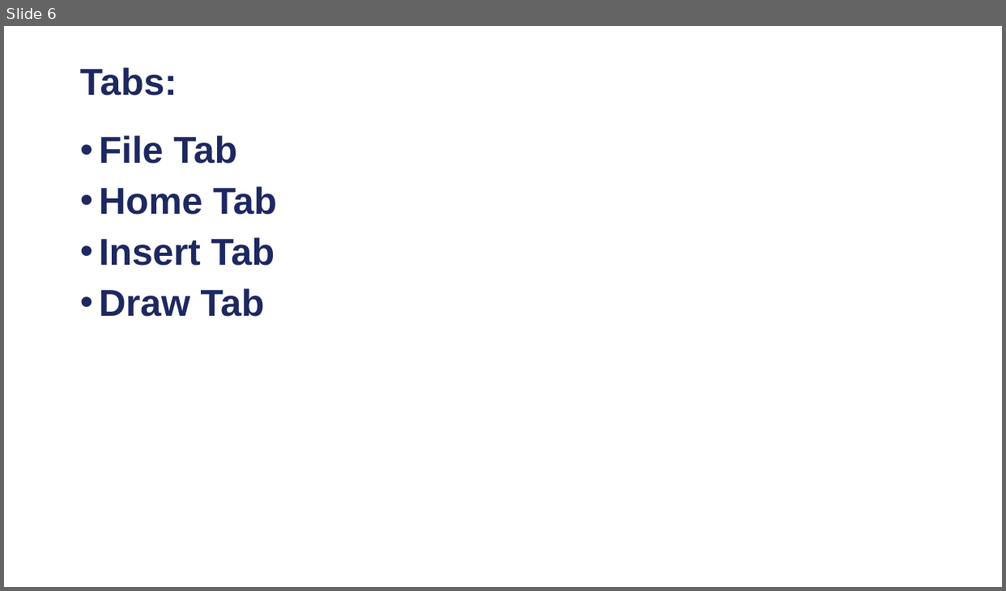
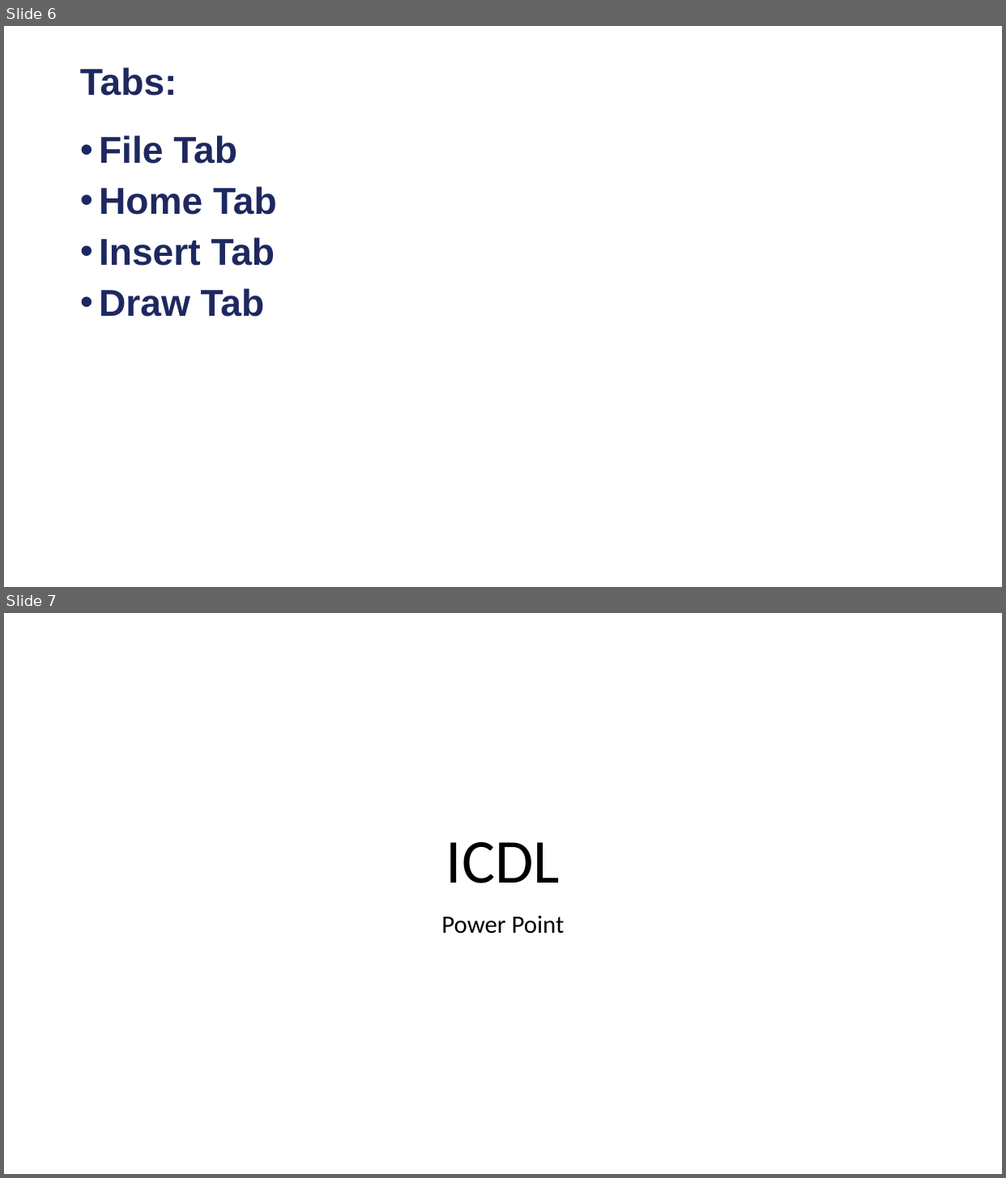
Before and after one commit to Mohamed-Ehab-Teama/Discovery, a slide deck: ICDL/Session 06.pptx. Shown one above the other, each under a label of ours: slide 6 before the commit, slides 6 and 7 after it. The pictures are 1006x591 and 1006x1178 pixels, drawn with LibreOffice and Linux fonts; fonts in the diff are those of the drawing. Boxes give left, top, right and bottom in pixels: in the first picture for what was removed or moved away, otherwise in the second. Text is boxed around its words. In the diff, an @@ line names an element or a change of style, - is before the commit and + after.

Commit message:
Sunday - 1/12/2024 - 17:38

```diff
--- a/ICDL/Session 06.pptx
+++ b/ICDL/Session 06.pptx
@@ slide 7 added at (x1=4, y1=613, x2=1002, y2=1174), background #FFFFFF @@
@@ title added at (x1=446, y1=842, x2=560, y2=884), 60 pt, text #000000 @@
+ICDL
@@ subtitle added at (x1=441, y1=916, x2=565, y2=934), 24 pt, text #000000 @@
+Power Point
```
